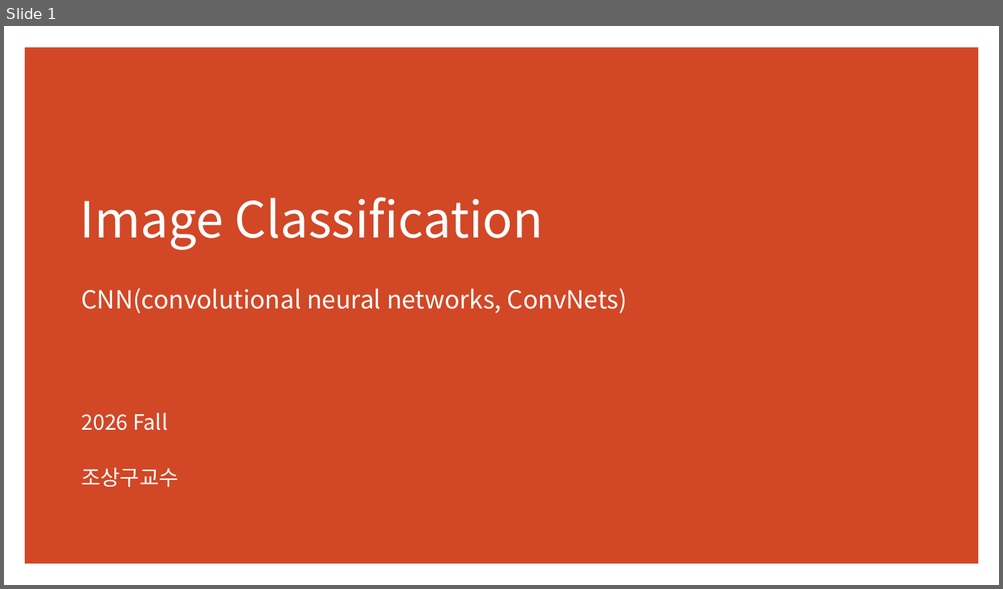
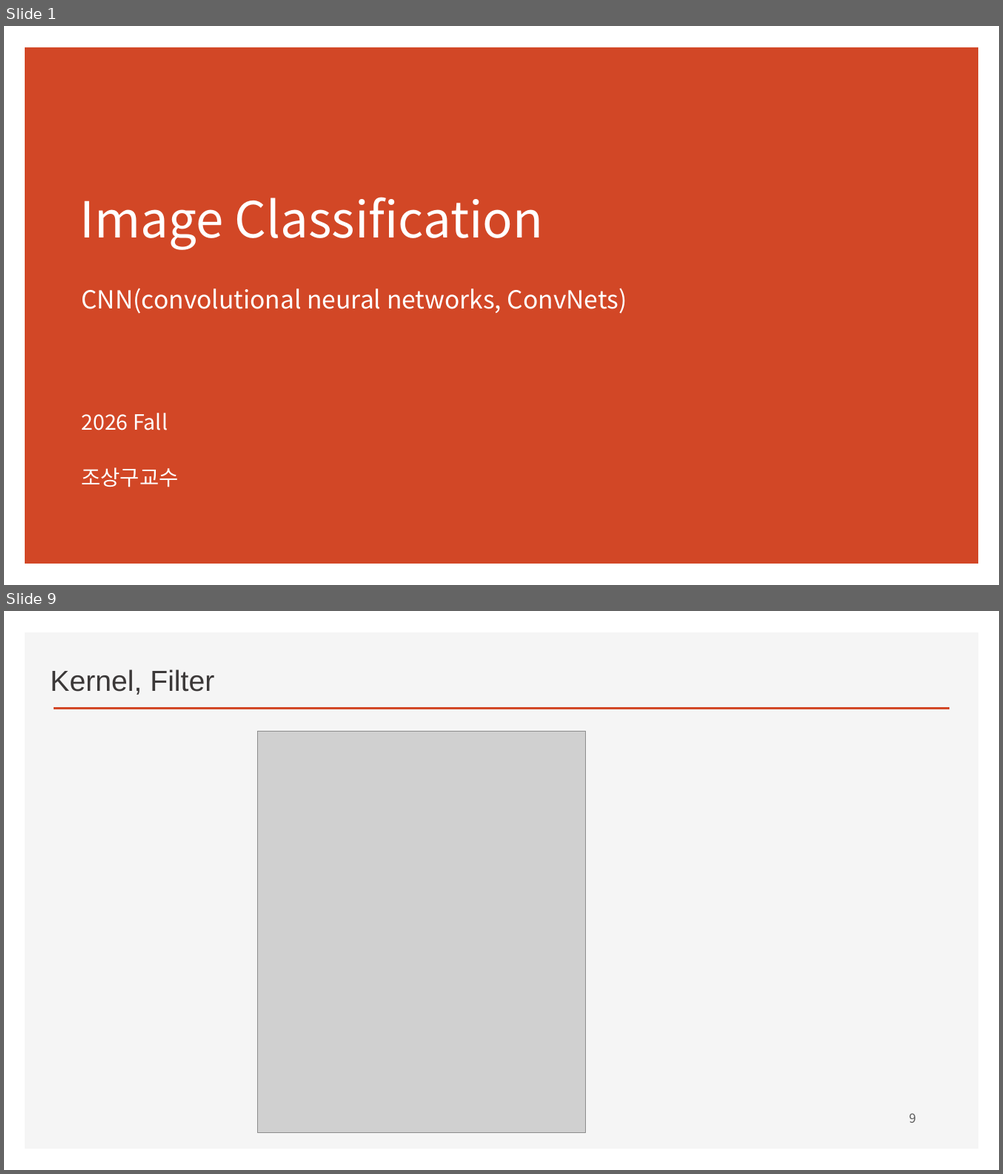
Before and after one commit to ancestor9/2026_Fall_Deep-Learning-with-Python, a slide deck: CNN/CNN.pptx. Shown one above the other, each under a label of ours: slide 1 before the commit, slides 1 and 9 after it; the slides between them are not shown. The pictures are 1003x589 and 1003x1174 pixels, drawn with LibreOffice and Linux fonts; fonts in the diff are those of the drawing; grey boxes stand for pictures; background and template pictures are left out. Boxes give left, top, right and bottom in pixels: in the first picture for what was removed or moved away, otherwise in the second. Text is boxed around its words. In the diff, an @@ line names an element or a change of style, - is before the commit and + after.

```diff
--- a/CNN/CNN.pptx
+++ b/CNN/CNN.pptx
@@ slide 9 added at bbox=[4, 611, 999, 1170], background #FFFFFF @@
@@ rectangle added at bbox=[25, 632, 979, 1150], fill #F5F5F5 @@
@@ text added at bbox=[50, 669, 214, 695], 28 pt, text #3B3838 @@
+Kernel, Filter
@@ line added from (54, 709) to (949, 709), #D24726 2 pt @@
@@ picture added at bbox=[258, 731, 585, 1133] @@
@@ page number added at bbox=[909, 1113, 916, 1123], 12 pt, text #595959 @@
+9
```
Also in this commit, not shown: 12 slides changed, 10 other slides added, 7 slides removed.
